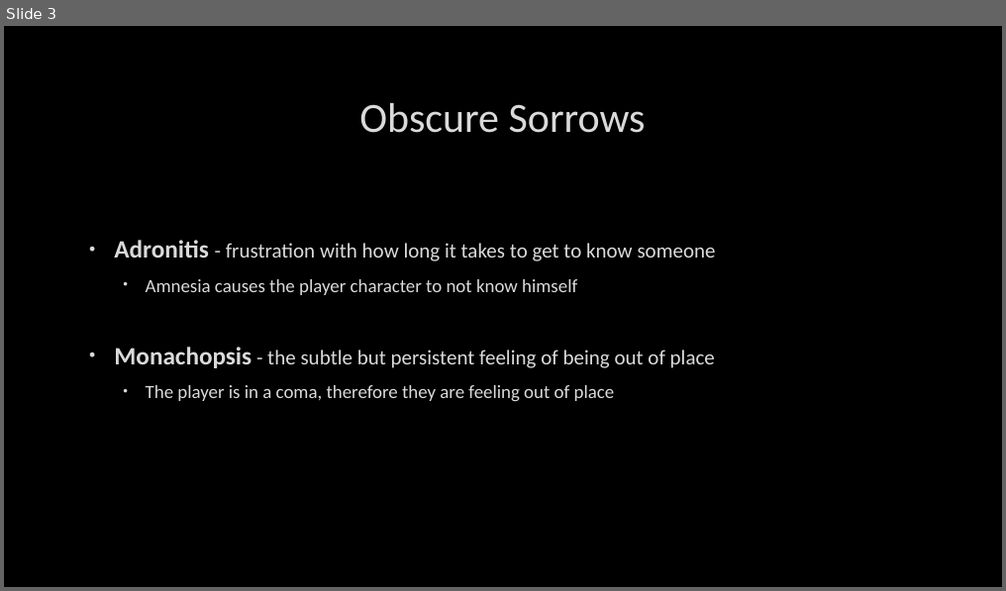
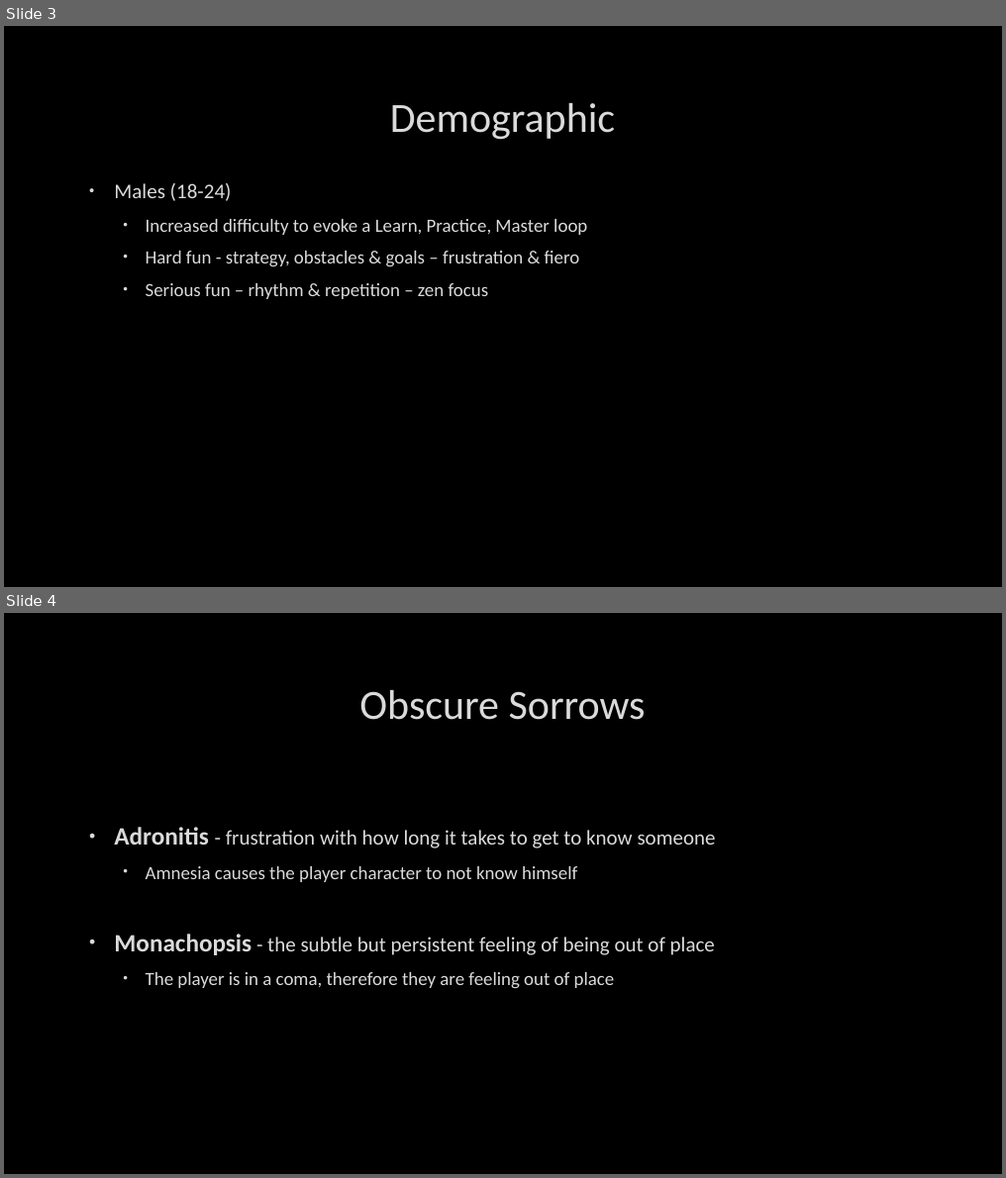
Before and after one commit to UoSGamesGroups/first-semester-l4-5-group-20, a slide deck: Presentations/Group 20 Game Pitch 3 - Final Pitch.pptx. Shown one above the other, each under a label of ours: slide 3 before the commit, slides 3 and 4 after it. The pictures are 1006x591 and 1006x1178 pixels, drawn with LibreOffice and Linux fonts; fonts in the diff are those of the drawing; background and template pictures are left out. Boxes give left, top, right and bottom in pixels: in the first picture for what was removed or moved away, otherwise in the second. Text is boxed around its words. In the diff, an @@ line names an element or a change of style, - is before the commit and + after.

```diff
--- a/Presentations/Group 20 Game Pitch 3 - Final Pitch.pptx
+++ b/Presentations/Group 20 Game Pitch 3 - Final Pitch.pptx
@@ slide 3 added at (x1=4, y1=26, x2=1002, y2=587), background picture (left out) @@
@@ title added at (x1=390, y1=103, x2=615, y2=140), 40 pt, text #DADADA @@
+Demographic
@@ text added at (x1=114, y1=183, x2=587, y2=299), 18 pt, text #DADADA @@
+• Males (18-24)
+  • Increased difficulty to evoke a Learn, Practice, Master loop
+  • Hard fun - strategy, obstacles & goals – frustration & fiero
+  • Serious fun – rhythm & repetition – zen focus
@@ what was slide 3 is now slide 4 @@
```
Also in this commit, not shown: 2 slides changed.
